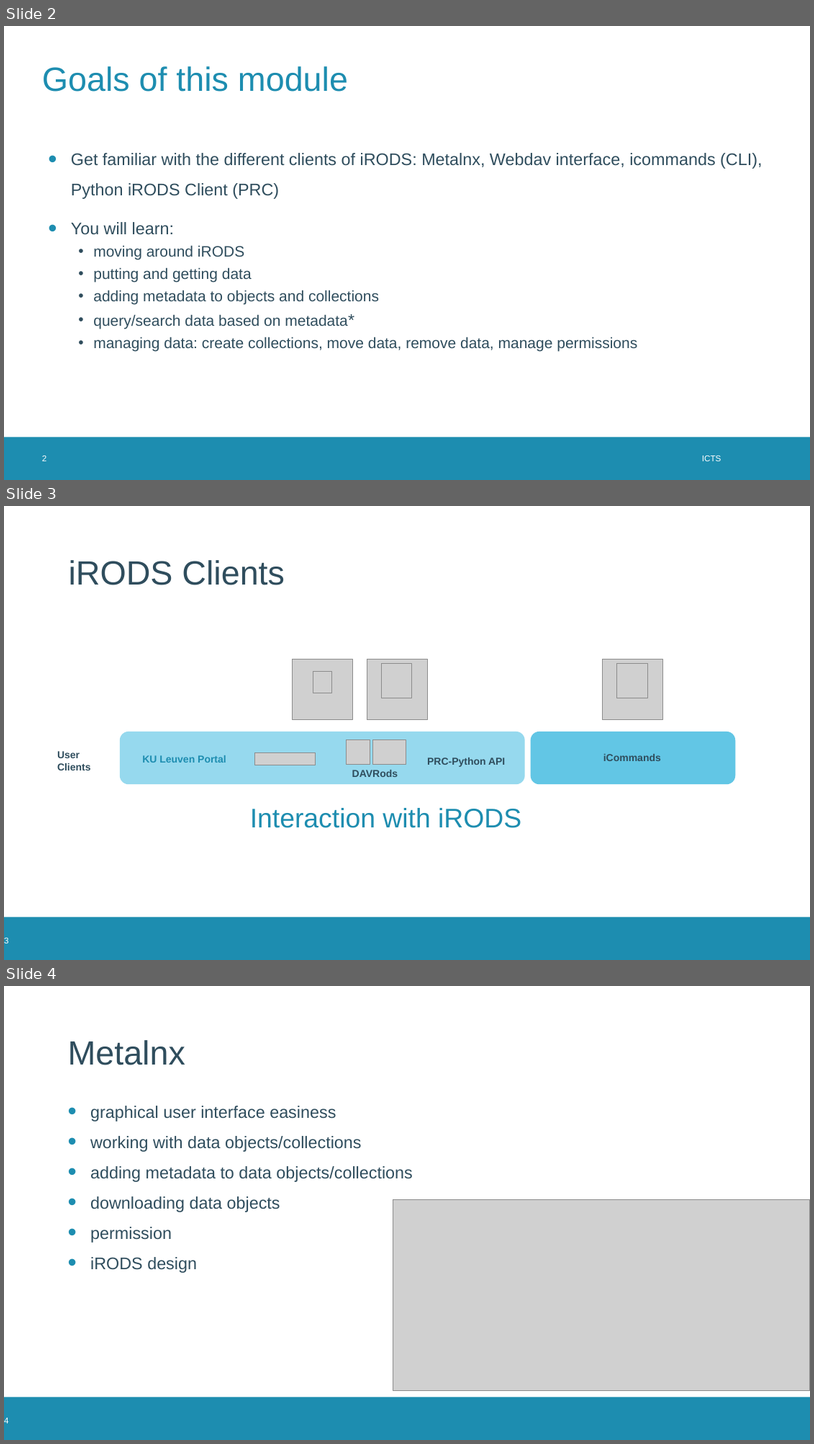
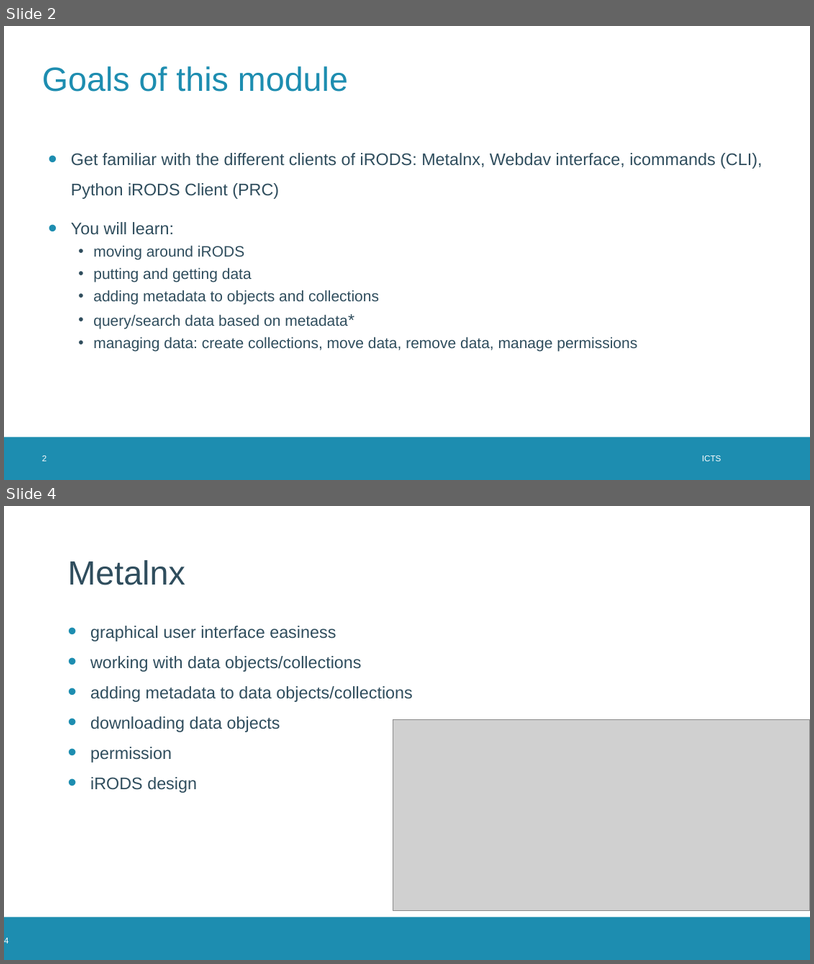
Before and after one commit to hpcleuven/iRODS-local-admin-training, a slide deck: 04_Working-with-iRODS.pptx. Shown one above the other, each under a label of ours: slides 2, 3 and 4 before the commit, slides 2 and 4 after it; the slides between them are not shown. The pictures are 814x1444 and 814x964 pixels, drawn with LibreOffice and Linux fonts; fonts in the diff are those of the drawing; grey boxes stand for pictures; background and template pictures are left out. Boxes give left, top, right and bottom in pixels: in the first picture for what was removed or moved away, otherwise in the second. Text is boxed around its words. In the diff, an @@ line names an element or a change of style, - is before the commit and + after.

```diff
--- a/04_Working-with-iRODS.pptx
+++ b/04_Working-with-iRODS.pptx
@@ slide 3 removed at bbox=[4, 506, 810, 960], background #FFFFFF; not listed: 1 template element that a slide beside it also shows @@
@@ text removed at bbox=[69, 560, 285, 585] @@
-iRODS Clients
@@ picture removed at bbox=[293, 659, 353, 720] @@
@@ picture removed at bbox=[313, 671, 332, 692] @@
@@ picture removed at bbox=[367, 659, 427, 720] @@
@@ picture removed at bbox=[381, 664, 412, 698] @@
@@ picture removed at bbox=[603, 659, 664, 720] @@
@@ picture removed at bbox=[617, 664, 648, 698] @@
@@ rounded rectangle removed at bbox=[119, 731, 525, 784] @@
@@ picture removed at bbox=[347, 739, 370, 764] @@
@@ picture removed at bbox=[373, 739, 407, 764] @@
@@ rounded rectangle removed at bbox=[531, 731, 736, 784] @@
@@ text removed at bbox=[57, 751, 91, 770] @@
-User
-Clients
@@ text removed at bbox=[142, 755, 226, 762] @@
-KU Leuven Portal
@@ picture removed at bbox=[255, 753, 316, 765] @@
@@ text removed at bbox=[427, 757, 505, 767] @@
-PRC-Python API
@@ text removed at bbox=[604, 754, 661, 761] @@
-iCommands
@@ text removed at bbox=[352, 770, 398, 777] @@
-DAVRods
@@ text removed at bbox=[250, 808, 522, 828] @@
-Interaction with iRODS
@@ page number removed at bbox=[4, 937, 8, 943] @@
-3
```
Also in this commit, not shown: 2 slides changed, 1 slide added, 1 other slide removed, 8 other files.
